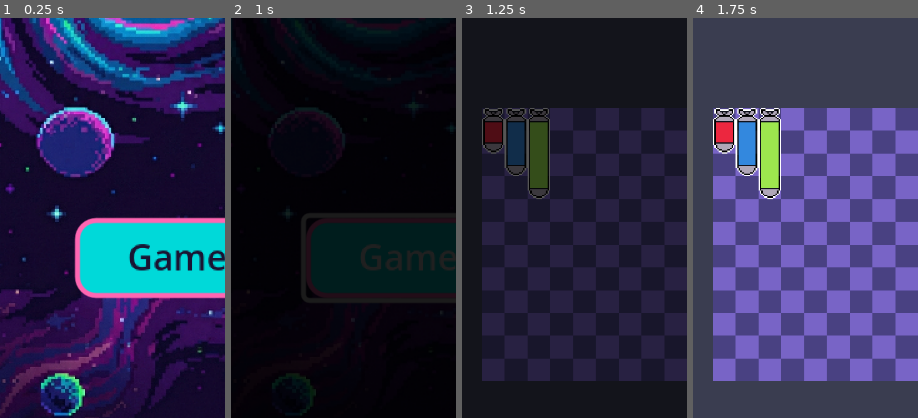
Above: before the commit, frames 1-4 (left to right).
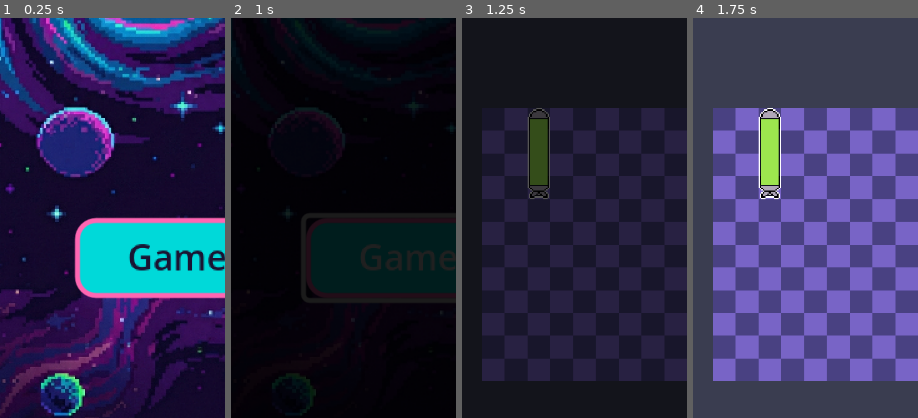
Above: after the commit, the same moments.

Repository: ZoNaDak/GalaxyPuzzleShooter_ProtoType
Game: Godot game, scene res://game/scenes/title/title_scene.tscn
Same seed, same stepped clock (60 frames per second), same inputs: the game is played once before the commit and once after it.
Inputs:
- Up to frame 1 (0.25 s): no input
- Up to frame 2 (1 s): click "Game Start" at 0.5 s
- Up to frame 3 (1.25 s): no input
- Up to frame 4 (1.75 s): no input
The pictures show only the part of the screen within x 0-50%, y 50-100%; the shares and areas given below are measured in that part.

Frames 1-2 are identical in both runs. In frame 3, 2.4% of the frame differs, in the area x 8-40%, y 22-46%; in frame 4, 3.2%.

Commit message:
set missile grid cell

Diff:
--- a/wool-galaxy-proto/game/ui/missile_puzzle_board/missile_puzzle_board.gd
+++ b/wool-galaxy-proto/game/ui/missile_puzzle_board/missile_puzzle_board.gd
@@ -81,18 +81,10 @@
 #region Setup Missile Puzzle Board
 
 func _setup_missile_puzzle_board():
-	_spawn_missile_piece(0, 0,
-		MissilePuzzlePiece.MissileColorType.RED,
-		MissilePuzzlePiece.MissileSizeType.SMALL,
-		Enums.Direction4Way.DOWN)
-	_spawn_missile_piece(1, 0,
-		MissilePuzzlePiece.MissileColorType.BLUE,
-		MissilePuzzlePiece.MissileSizeType.MEDIUM,
-		Enums.Direction4Way.DOWN)
 	_spawn_missile_piece(2, 0,
 		MissilePuzzlePiece.MissileColorType.GREEN,
 		MissilePuzzlePiece.MissileSizeType.LARGE,
-		Enums.Direction4Way.DOWN)
+		Enums.Direction4Way.UP)
 
 func _spawn_missile_piece(grid_x: int, grid_y: int,
 	color_type: MissilePuzzlePiece.MissileColorType,
@@ -100,10 +92,14 @@
 	direction: Enums.Direction4Way):
 
 	var missile = MissilePuzzlePieceScene.instantiate()
-	missile.name = "Missile_%s" % [missiles.size()]
+	missile.name = "Missile_%s" % [missile.get_instance_id()]
 	missile.initialize(color_type, size_type, direction)
 	_missile_parent.add_child(missile)
 	missile.set_grid_pos(grid_x, grid_y)
+
+	for cell in missile.get_grid_cells(Vector2i(GRID_WIDTH, GRID_HEIGHT)):
+		grid[cell.y][cell.x] = missile.get_instance_id()
+
 	missiles.append(missile)
 
 #endregion
--- a/wool-galaxy-proto/game/ui/missile_puzzle_pieces/missile_puzzle_piece.gd
+++ b/wool-galaxy-proto/game/ui/missile_puzzle_pieces/missile_puzzle_piece.gd
@@ -157,4 +157,40 @@
 
 #endregion
 
+func get_grid_cells(grid_size: Vector2i) -> Array[Vector2i]:
+	var result: Array[Vector2i] = [grid_pos]
+
+	var offset := Vector2i.ZERO
+	match direction_type:
+		Enums.Direction4Way.LEFT:
+			offset = Vector2i(1, 0)
+		Enums.Direction4Way.UP:
+			offset = Vector2i(0, 1)
+		Enums.Direction4Way.RIGHT:
+			offset = Vector2i(1, 0)
+		Enums.Direction4Way.DOWN:
+			offset = Vector2i(0, 1)
+		_:
+			offset = Vector2i.ZERO
+
+	var length := 0
+	match size_type:
+		MissileSizeType.SMALL:
+			length = 1
+		MissileSizeType.MEDIUM:
+			length = 2
+		MissileSizeType.LARGE:
+			length = 3
+		_:
+			length = 1
+
+	for i in length:
+		var pos = grid_pos + offset * (i + 1);
+		if pos.x < 0 or pos.x >= grid_size.x or pos.y < 0 or pos.y >= grid_size.y:
+			break
+
+		result.append(pos)
+
+	return result
+
 #endregion
